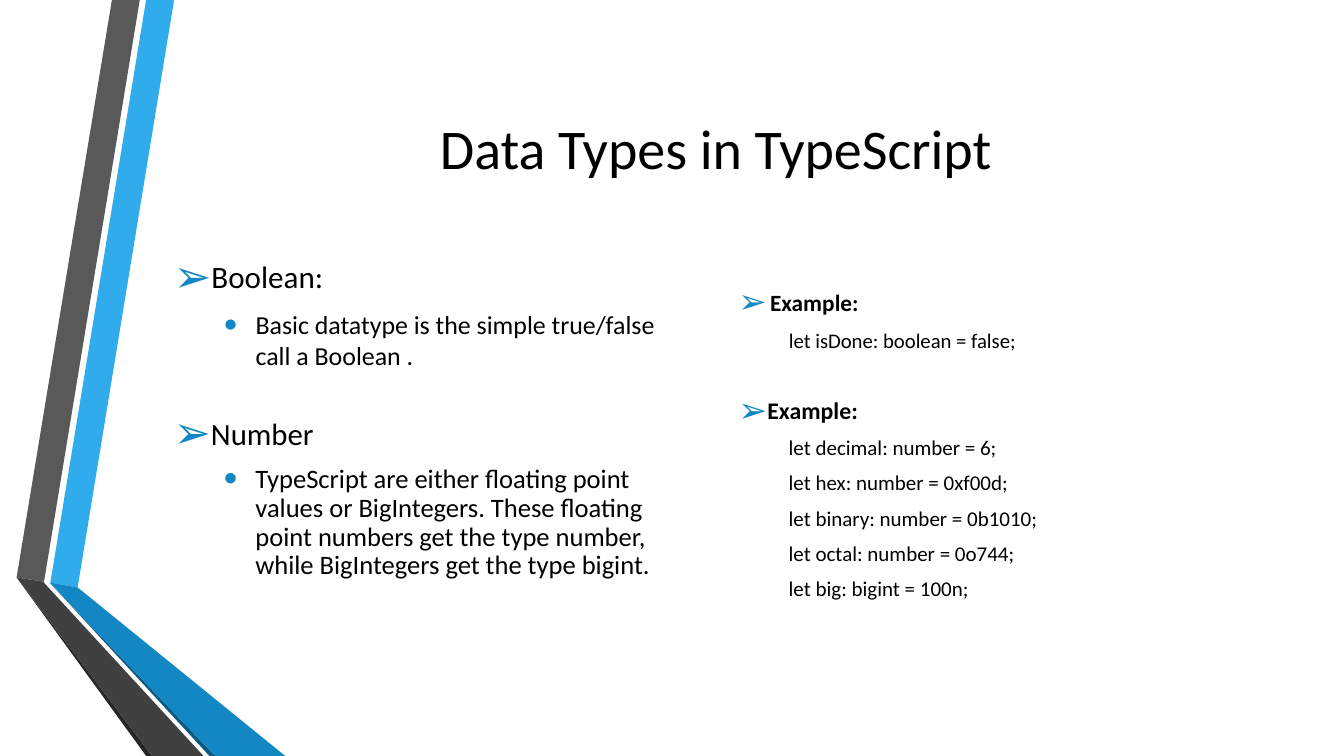
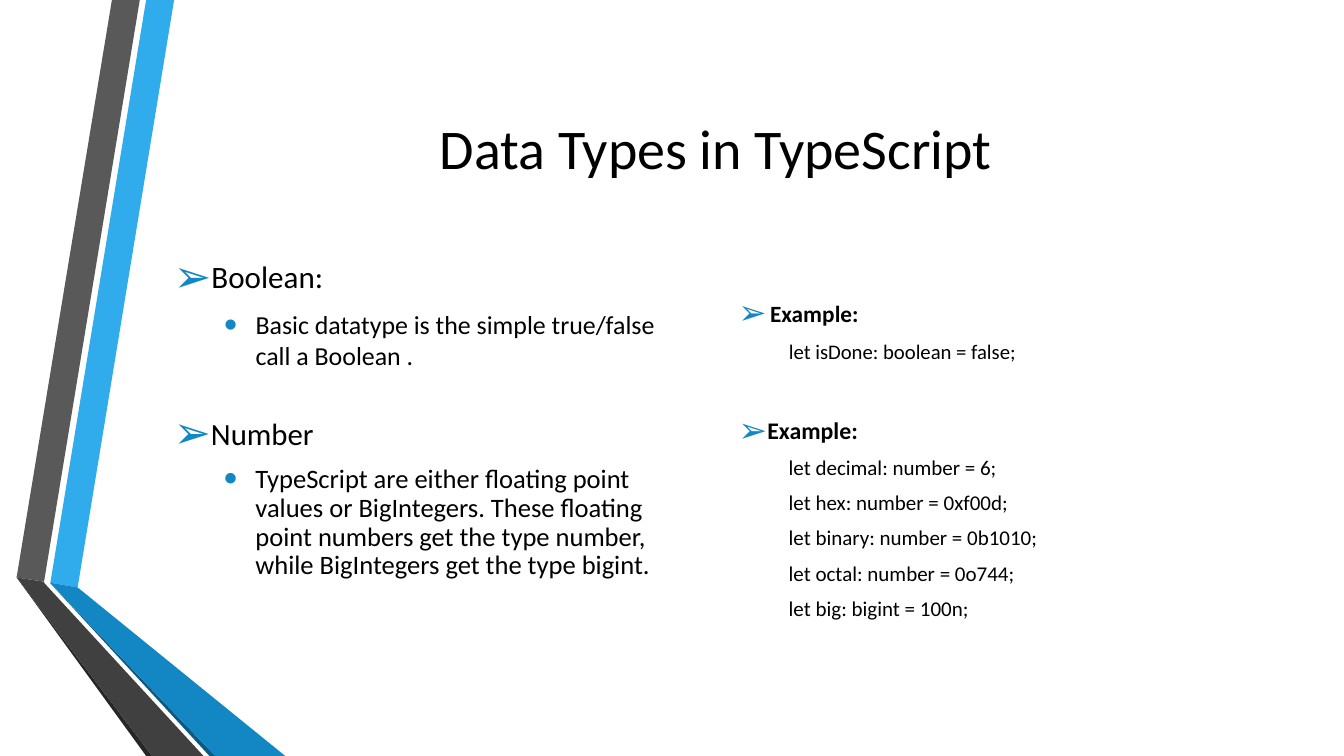
Before and after one commit to kalyank12/SoftwareParadigms, a slide deck: slide 12 of PPT/Group02-Component1.pptx. Drawn at 1344x756 pixels with LibreOffice and Linux fonts; fonts in the diff are those of the drawing; background and template pictures are left out. Boxes give left, top, right and bottom in pixels: in the first picture for what was removed or moved away, otherwise in the second. Text is boxed around its words. In the diff, an @@ line names an element or a change of style, - is before the commit and + after.

```diff
--- a/PPT/Group02-Component1.pptx
+++ b/PPT/Group02-Component1.pptx
@@ text "Example:": place and size @@
-text "Example:" at box(770, 294, 1015, 351)
+text "Example:" at box(770, 305, 1015, 362)
@@ text "Example:": place and size @@
-text "Example:" at box(767, 402, 1037, 600)
+text "Example:" at box(767, 422, 1037, 620)
```
Also in this commit, not shown: 2 other slides changed, 7 slides added.
